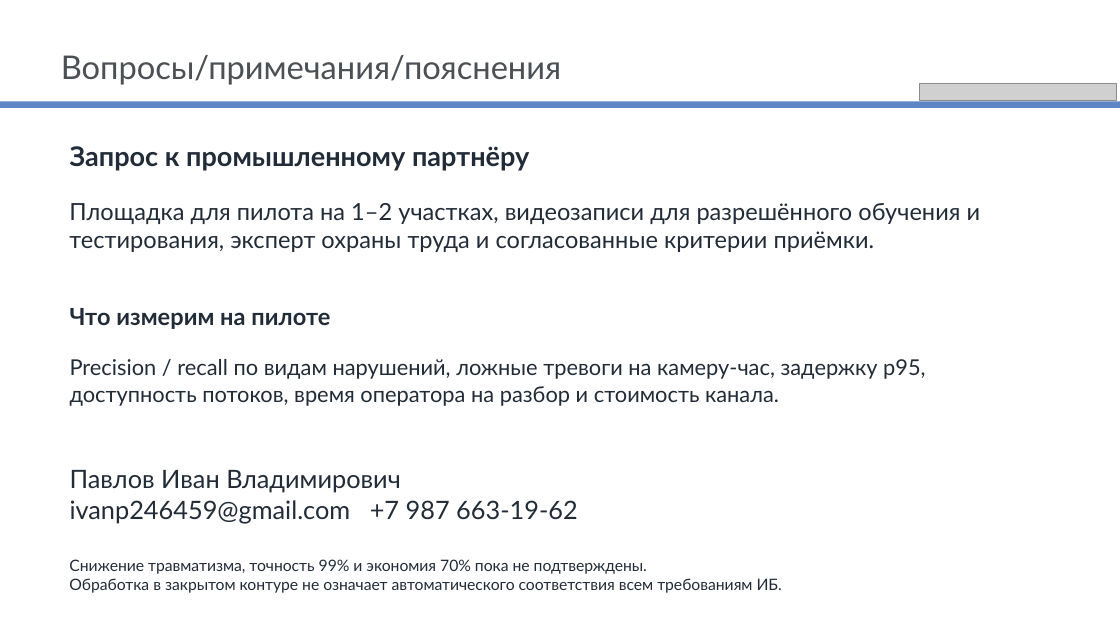
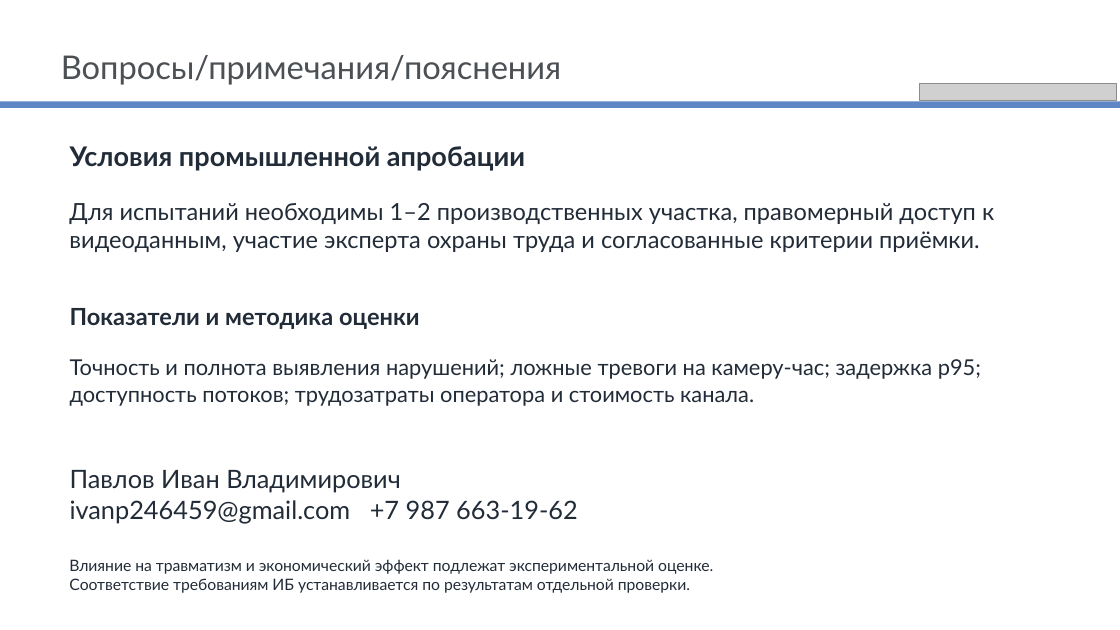
Before and after one commit to youngboy04/hse-ai-video, a slide deck: slide 14 of submission/HSE_AI_Video.pptx. Drawn at 1120x630 pixels with LibreOffice and Linux fonts; fonts in the diff are those of the drawing; grey boxes stand for pictures. Boxes give left, top, right and bottom in pixels: in the first picture for what was removed or moved away, otherwise in the second. Text is boxed around its words. In the diff, an @@ line names an element or a change of style, - is before the commit and + after.

```diff
--- a/submission/HSE_AI_Video.pptx
+++ b/submission/HSE_AI_Video.pptx
@@ text at (70, 146, 525, 171): text changed @@
-Запрос к промышленному партнёру
+Условия промышленной апробации
@@ text at (69, 203, 994, 252): text changed @@
-Площадка для пилота на 1–2 участках, видеозаписи для разрешённого обучения и тестирования, эксперт охраны труда и согласованные критерии приёмки.
+Для испытаний необходимы 1–2 производственных участка, правомерный доступ к видеоданным, участие эксперта охраны труда и согласованные критерии приёмки.
@@ text at (70, 308, 420, 329): text changed @@
-Что измерим на пилоте
+Показатели и методика оценки
@@ text at (70, 359, 981, 406): text changed @@
-Precision / recall по видам нарушений, ложные тревоги на камеру-час, задержку p95, доступность потоков, время оператора на разбор и стоимость канала.
+Точность и полнота выявления нарушений; ложные тревоги на камеру-час; задержка p95; доступность потоков; трудозатраты оператора и стоимость канала.
@@ text at (69, 559, 713, 593): text changed @@
-Снижение травматизма, точность 99% и экономия 70% пока не подтверждены.
-Обработка в закрытом контуре не означает автоматического соответствия всем требованиям ИБ.
+Влияние на травматизм и экономический эффект подлежат экспериментальной оценке.
+Соответствие требованиям ИБ устанавливается по результатам отдельной проверки.
```
Also in this commit, not shown: 13 other slides changed, 4 other files.
